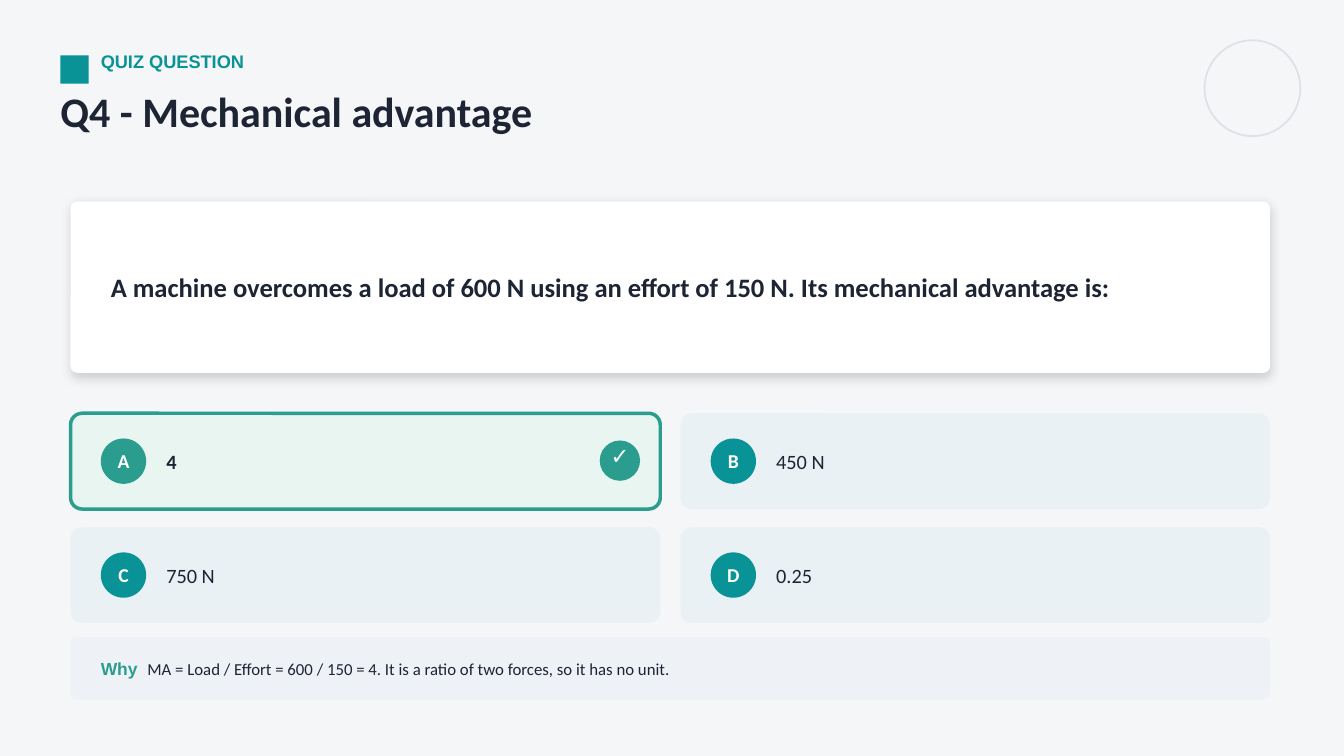
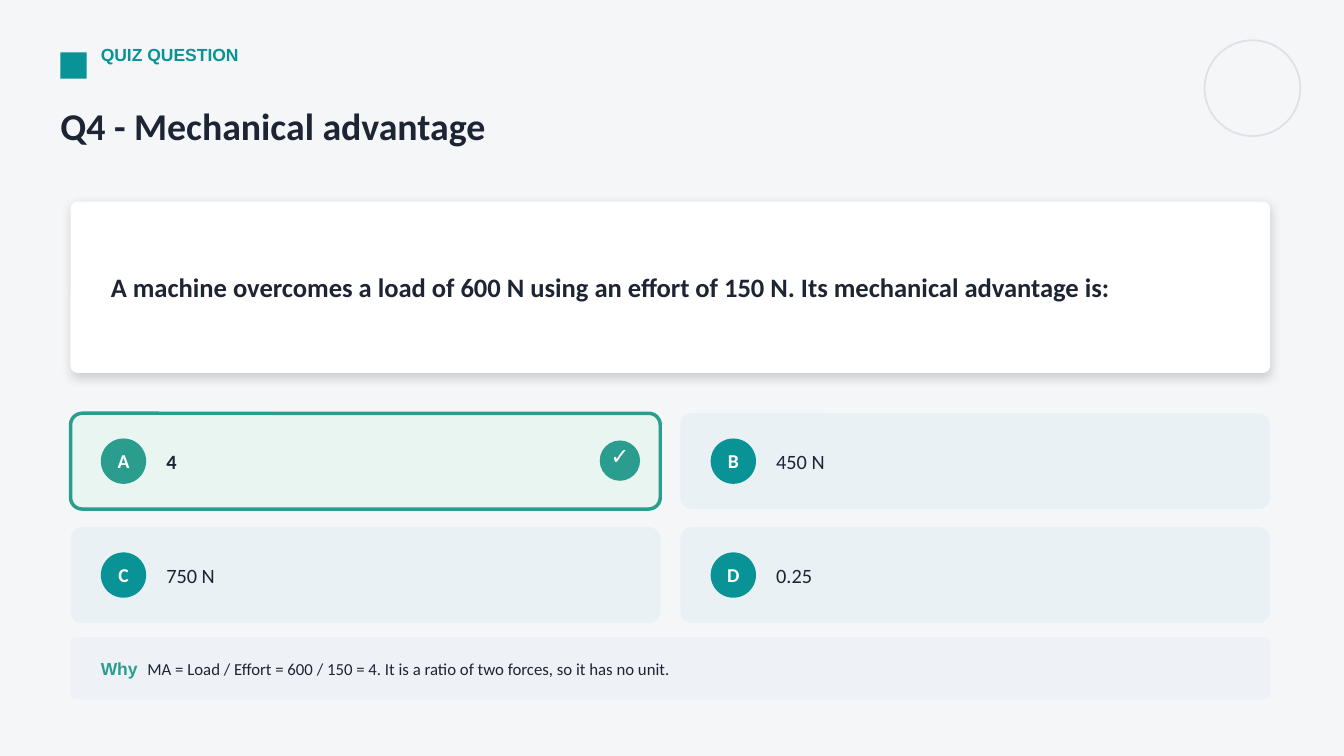
Before and after one commit to parmeshwars2911/MyFirstAR, a slide deck: slide 12 of workouts/Grade06/G06_Simple_Machines_Workout.pptx. Drawn at 1344x756 pixels with LibreOffice and Linux fonts; fonts in the diff are those of the drawing. Boxes give left, top, right and bottom in pixels: in the first picture for what was removed or moved away, otherwise in the second. Text is boxed around its words. In the diff, an @@ line names an element or a change of style, - is before the commit and + after.

```diff
--- a/workouts/Grade06/G06_Simple_Machines_Workout.pptx
+++ b/workouts/Grade06/G06_Simple_Machines_Workout.pptx
@@ rectangle: place and size @@
-rectangle at [60,55,89,84]
+rectangle at [60,52,87,79]
@@ text "QUIZ QUESTION" at [101,48,238,65]: size 13 to 12.5 pt @@
@@ text "Q4 - Mechanical advantage": place and size @@
-text "Q4 - Mechanical advantage" at [60,97,533,134]
+text "Q4 - Mechanical advantage" at [60,113,486,147]
@@ text "Q4 - Mechanical advantage" at [60,113,486,147]: size 30 to 27 pt @@
```
Also in this commit, not shown: 50 other slides changed, 12 other files.
